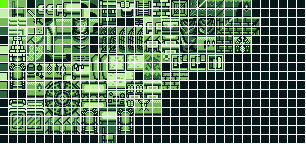
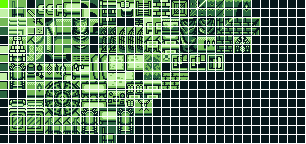
Revision of a layered 306x144 image; what changed, layer by layer:
painted on "castle.png" over 153, 99, 161, 116
